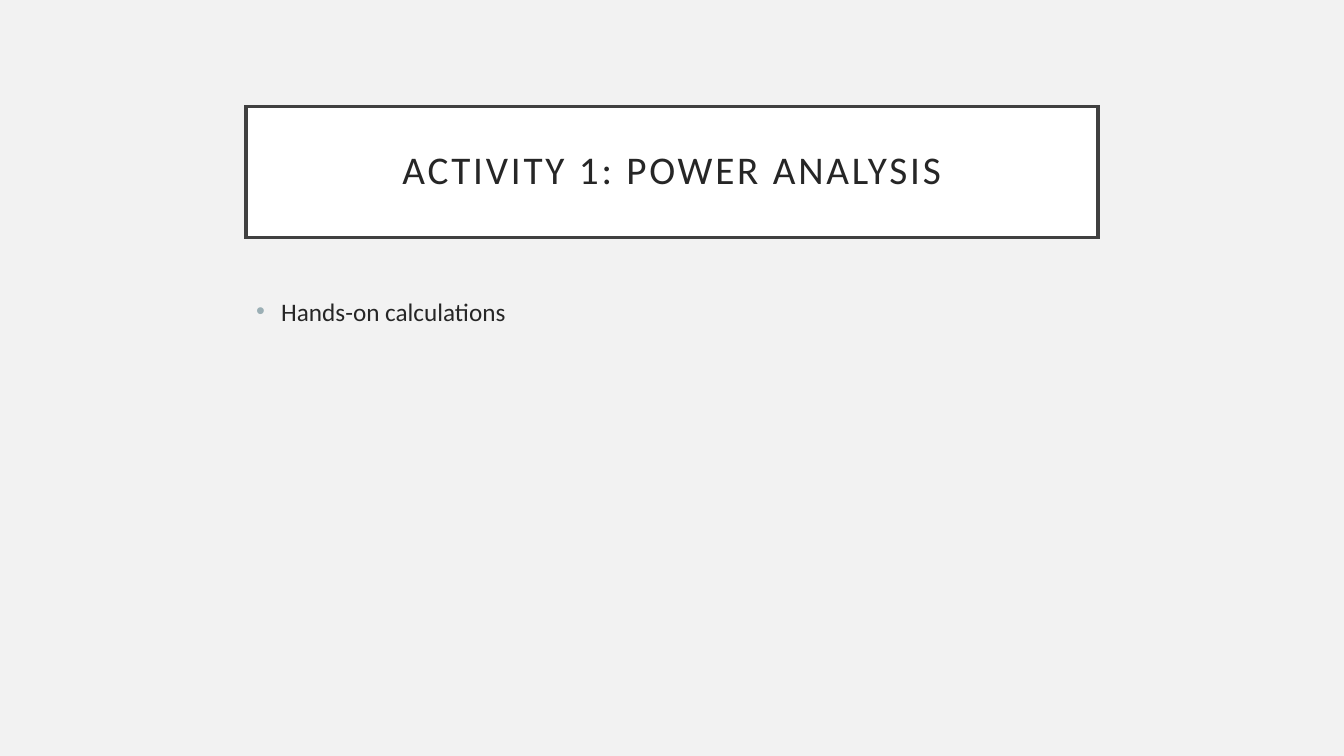
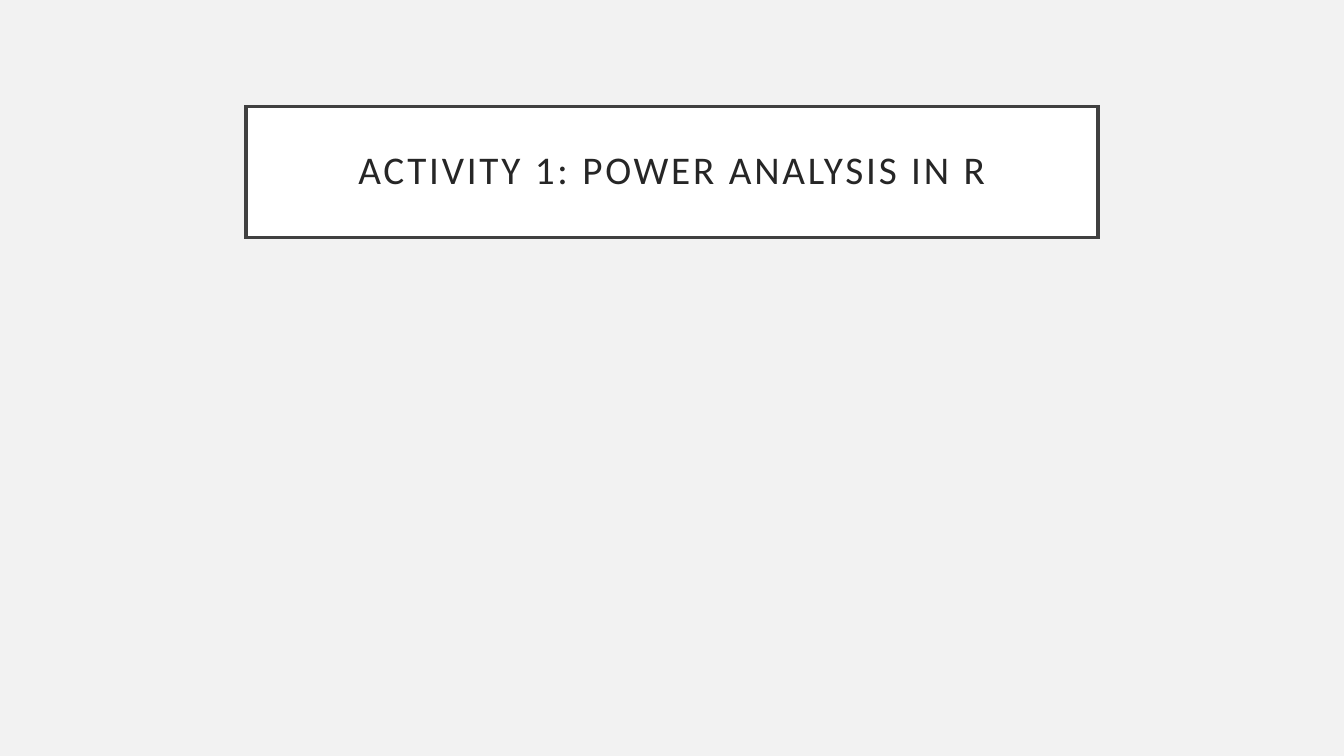
Before and after one commit to eholdmore/StatsForCompBio, a slide deck: slide 16 of Stats-for-Comp-Bio.pptx (slide 14 before the commit). Drawn at 1344x756 pixels with LibreOffice and Linux fonts; fonts in the diff are those of the drawing; grey boxes stand for pictures. Boxes give left, top, right and bottom in pixels: in the first picture for what was removed or moved away, otherwise in the second. Text is boxed around its words. In the diff, an @@ line names an element or a change of style, - is before the commit and + after.

```diff
--- a/Stats-for-Comp-Bio.pptx
+++ b/Stats-for-Comp-Bio.pptx
@@ title at (358,158,985,185): text changed @@
-ACTIVITY 1: POWER ANALYSIS
+ACTIVITY 1: POWER ANALYSIS IN R
@@ text removed at (281,303,505,321) @@
-• Hands-on calculations
```
Also in this commit, not shown: 2 other slides changed, 3 slides added, 6 other files.
